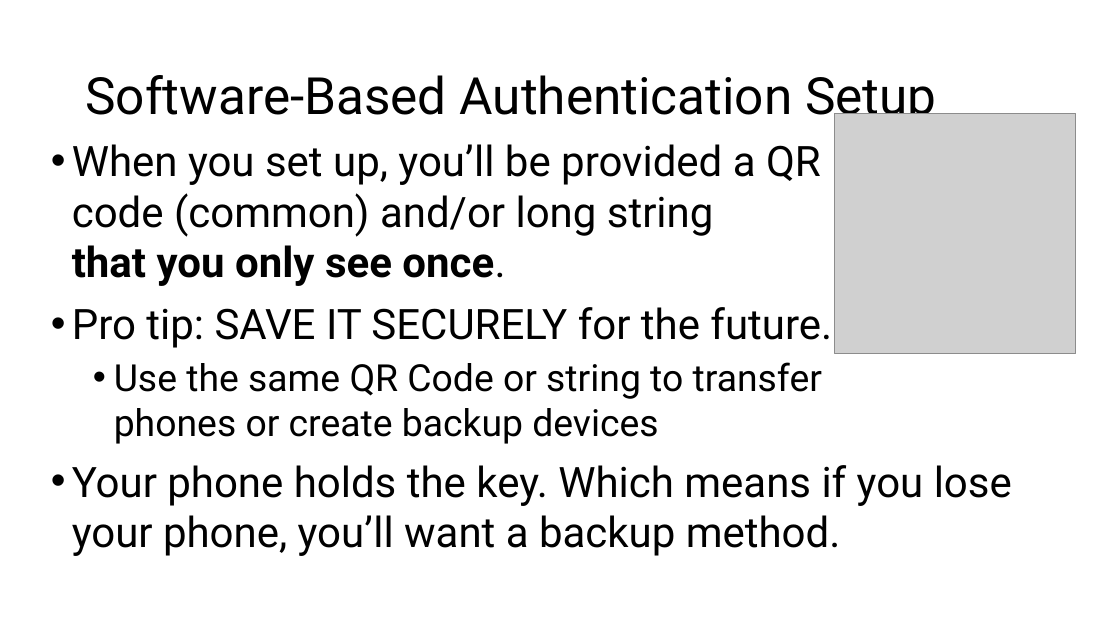
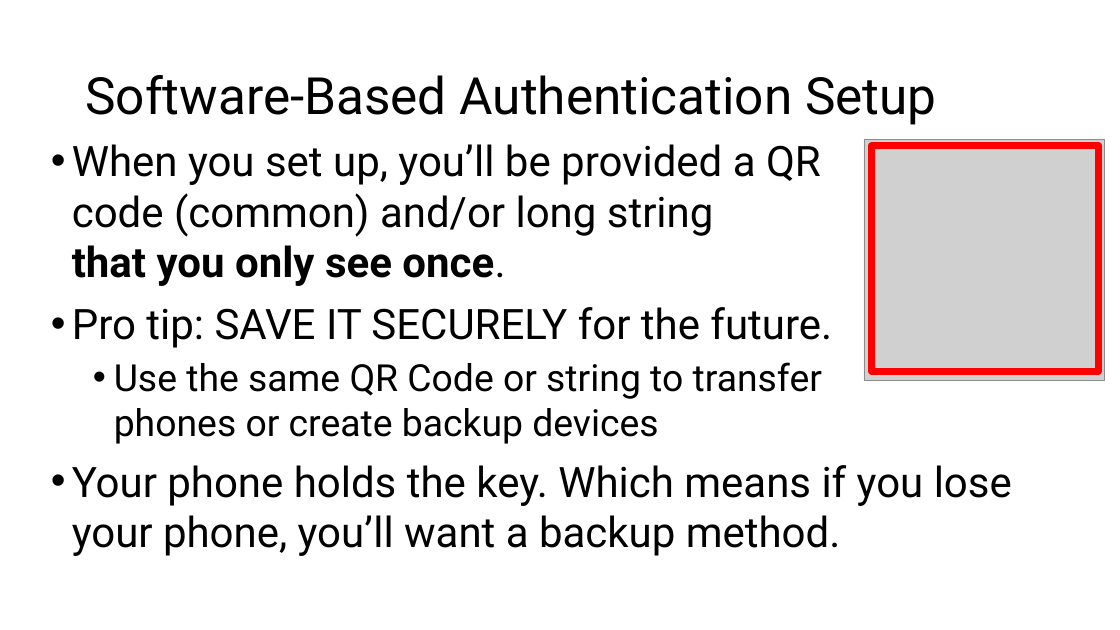
Before and after one commit to williamadba/Public-Presentations, a slide deck: slide 25 of Activ8 Lightning Night 2020/Personal Practical Cybersecurity.pptx (slide 26 before the commit). Drawn at 1120x630 pixels with LibreOffice and Linux fonts; fonts in the diff are those of the drawing; grey boxes stand for pictures. Boxes give left, top, right and bottom in pixels: in the first picture for what was removed or moved away, otherwise in the second. Text is boxed around its words. In the diff, an @@ line names an element or a change of style, - is before the commit and + after.

```diff
--- a/Activ8 Lightning Night 2020/Personal Practical Cybersecurity.pptx
+++ b/Activ8 Lightning Night 2020/Personal Practical Cybersecurity.pptx
@@ picture: place and size @@
-picture at bbox=[835, 113, 1076, 355]
+picture at bbox=[865, 139, 1106, 381]
@@ rectangle added at bbox=[872, 145, 1099, 371], outline #FF0000 6 pt @@
```
Also in this commit, not shown: 14 other slides changed, 1 slide removed.
